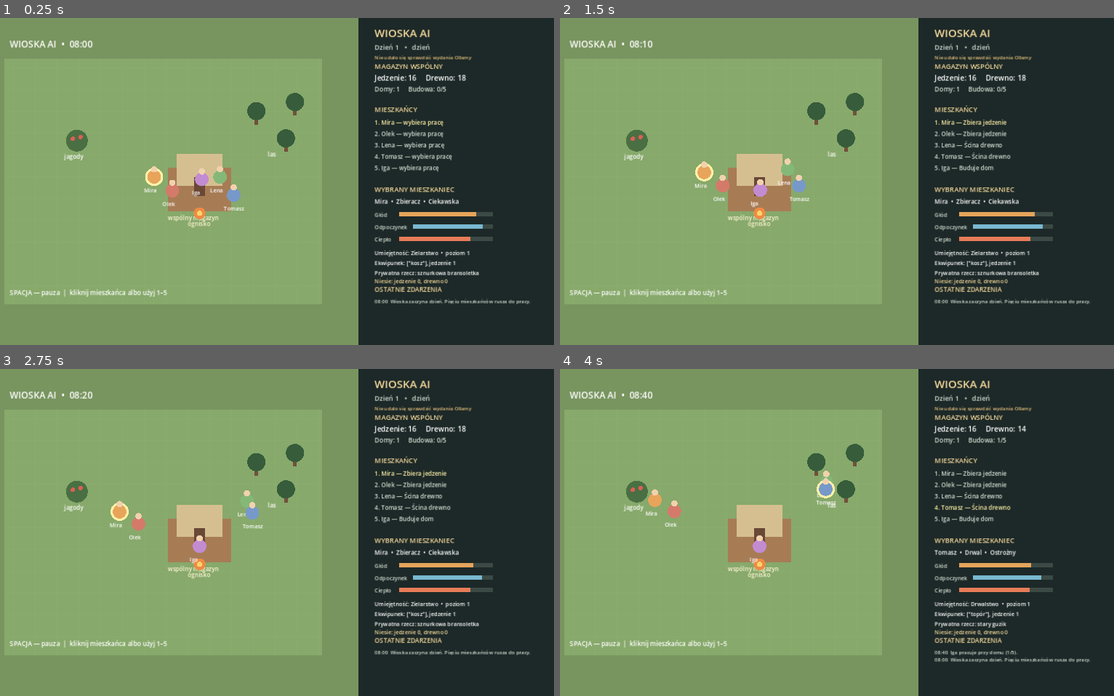
Above: before the commit, frames 1-4 (two rows, left to right).
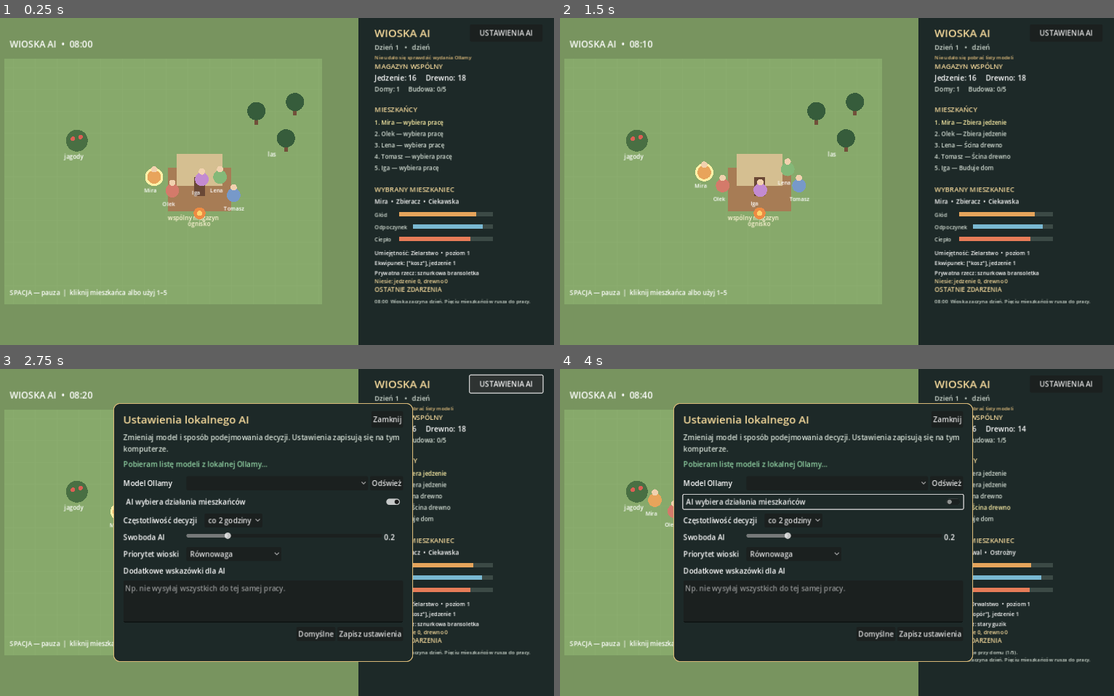
Above: after the commit, the same moments.

Repository: pabloosss/Wioska-ai
Game: Godot game, scene res://scenes/main.tscn
Same seed, same stepped clock (60 frames per second), same inputs: the game is played once before the commit and once after it.
Inputs (mouse positions are in pixels of both pictures, inside the frame that each line leads up to):
- Up to frame 1 (0.25 s): no input
- Up to frame 2 (1.5 s): click (1064, 34) at 0.5 s, where only the run after the commit has a clickable "USTAWIENIA AI"; click (947, 67) at 1.25 s, where only the run after the commit has a clickable "Zamknij"
- Up to frame 3 (2.75 s): click (504, 385) at 2 s, where only the run after the commit has a clickable "USTAWIENIA AI"
- Up to frame 4 (4 s): click (947, 483) at 2.75 s, where only the run after the commit has a clickable "Odśwież"; click (825, 503) at 3.5 s, where only the run after the commit has a clickable "AI wybiera działania mieszkań…"

The runs differ from the first frame. In frame 1, 0.1% of the frame differs, in the area x 86-97%, y 3-6%; in frame 2, 0.2%; in frame 3, 37%, in the area x 20-99%, y 1-90%; in frame 4, 37%.

Commit message:
Add in-game AI settings and refresh village UI

Diff:
--- a/game/scripts/village.gd
+++ b/game/scripts/village.gd
@@ -2,6 +2,7 @@
 
 const OllamaBridge = preload("res://scripts/ollama_bridge.gd")
 const SAVE_PATH := "user://wioska_ai_save.json"
+const AI_SETTINGS_PATH := "user://wioska_ai_settings.json"
 
 const SIDEBAR_X := 850.0
 const HOME := Vector2(500, 390)
@@ -22,21 +23,312 @@
 var ollama_bridge: Node
 var ai_status := "AI: sprawdzam Ollamę…"
 var ai_minute_counter := 120
+var ai_model_name := "qwen3.5:35b"
+var ai_interval_minutes := 120
+var ai_temperature := 0.2
+var ai_enabled := true
+var ai_guidance := ""
+var ai_priority := 0
+var settings_open := false
+var ui_layer: CanvasLayer
+var settings_panel: PanelContainer
+var settings_status_label: Label
+var model_picker: OptionButton
+var ai_enabled_toggle: CheckButton
+var interval_picker: OptionButton
+var temperature_slider: HSlider
+var temperature_value_label: Label
+var priority_picker: OptionButton
+var guidance_edit: TextEdit
 
 
 func _ready() -> void:
 	_create_residents()
 	_load_game()
+	_load_ai_settings()
 	_add_log("Wioska zaczyna dzień. Pięciu mieszkańców rusza do pracy.")
 	ollama_bridge = OllamaBridge.new()
+	ollama_bridge.set("model_name", ai_model_name)
 	ollama_bridge.connect("status_changed", Callable(self, "_on_ai_status_changed"))
 	ollama_bridge.connect("decisions_received", Callable(self, "_on_ai_decisions"))
+	ollama_bridge.connect("models_received", Callable(self, "_on_models_received"))
 	add_child(ollama_bridge)
+	_build_settings_ui()
 	clock = Timer.new()
 	clock.wait_time = 1.0
 	clock.timeout.connect(_on_tick)
 	add_child(clock)
 	clock.start()
+
+
+
+func _build_settings_ui() -> void:
+	ui_layer = CanvasLayer.new()
+	ui_layer.layer = 10
+	add_child(ui_layer)
+	var root := Control.new()
+	root.set_anchors_and_offsets_preset(Control.PRESET_FULL_RECT)
+	root.mouse_filter = Control.MOUSE_FILTER_IGNORE
+	ui_layer.add_child(root)
+
+	var open_button := Button.new()
+	open_button.text = "USTAWIENIA AI"
+	open_button.position = Vector2(1095, 14)
+	open_button.size = Vector2(160, 38)
+	open_button.pressed.connect(_show_ai_settings)
+	root.add_child(open_button)
+
+	settings_panel = PanelContainer.new()
+	settings_panel.set_anchors_preset(Control.PRESET_CENTER)
+	settings_panel.offset_left = -330
+	settings_panel.offset_top = -285
+	settings_panel.offset_right = 330
+	settings_panel.offset_bottom = 285
+	settings_panel.visible = false
+	var panel_style := StyleBoxFlat.new()
+	panel_style.bg_color = Color("#1d2928")
+	panel_style.border_color = Color("#d7b878")
+	panel_style.set_border_width_all(2)
+	panel_style.set_corner_radius_all(14)
+	panel_style.content_margin_left = 22
+	panel_style.content_margin_right = 22
+	panel_style.content_margin_top = 18
+	panel_style.content_margin_bottom = 18
+	settings_panel.add_theme_stylebox_override("panel", panel_style)
+	root.add_child(settings_panel)
+
+	var layout := VBoxContainer.new()
+	layout.add_theme_constant_override("separation", 10)
+	settings_panel.add_child(layout)
+
+	var heading := HBoxContainer.new()
+	layout.add_child(heading)
+	var title := Label.new()
+	title.text = "Ustawienia lokalnego AI"
+	title.add_theme_font_size_override("font_size", 24)
+	title.add_theme_color_override("font_color", Color("#f4d99b"))
+	title.size_flags_horizontal = Control.SIZE_EXPAND_FILL
+	heading.add_child(title)
+	var close_button := Button.new()
+	close_button.text = "Zamknij"
+	close_button.pressed.connect(_hide_ai_settings)
+	heading.add_child(close_button)
+
+	var intro := Label.new()
+	intro.text = "Zmieniaj model i sposób podejmowania decyzji. Ustawienia zapisują się na tym komputerze."
+	intro.autowrap_mode = TextServer.AUTOWRAP_WORD_SMART
+	intro.add_theme_color_override("font_color", Color("#d5dfd5"))
+	layout.add_child(intro)
+
+	settings_status_label = Label.new()
+	settings_status_label.text = ai_status
+	settings_status_label.autowrap_mode = TextServer.AUTOWRAP_WORD_SMART
+	settings_status_label.custom_minimum_size.y = 28
+	settings_status_label.add_theme_color_override("font_color", Color("#91d3a4"))
+	layout.add_child(settings_status_label)
+
+	var model_row := HBoxContainer.new()
+	layout.add_child(model_row)
+	var model_label := Label.new()
+	model_label.text = "Model Ollamy"
+	model_label.custom_minimum_size.x = 135
+	model_row.add_child(model_label)
+	model_picker = OptionButton.new()
+	model_picker.size_flags_horizontal = Control.SIZE_EXPAND_FILL
+	model_row.add_child(model_picker)
+	var refresh_models := Button.new()
+	refresh_models.text = "Odśwież"
+	refresh_models.pressed.connect(_refresh_models)
+	model_row.add_child(refresh_models)
+
+	ai_enabled_toggle = CheckButton.new()
+	ai_enabled_toggle.text = "AI wybiera działania mieszkańców"
+	ai_enabled_toggle.button_pressed = ai_enabled
+	layout.add_child(ai_enabled_toggle)
+
+	var interval_row := HBoxContainer.new()
+	layout.add_child(interval_row)
+	var interval_label := Label.new()
+	interval_label.text = "Częstotliwość decyzji"
+	interval_label.custom_minimum_size.x = 175
+	interval_row.add_child(interval_label)
+	interval_picker = OptionButton.new()
+	interval_picker.add_item("co 30 minut", 30)
+	interval_picker.add_item("co godzinę", 60)
+	interval_picker.add_item("co 2 godziny", 120)
+	interval_picker.add_item("co 4 godziny", 240)
+	interval_row.add_child(interval_picker)
+
+	var temperature_row := HBoxContainer.new()
+	layout.add_child(temperature_row)
+	var temperature_label := Label.new()
+	temperature_label.text = "Swoboda AI"
+	temperature_label.custom_minimum_size.x = 135
+	temperature_row.add_child(temperature_label)
+	temperature_slider = HSlider.new()
+	temperature_slider.min_value = 0.0
+	temperature_slider.max_value = 1.0
+	temperature_slider.step = 0.1
+	temperature_slider.size_flags_horizontal = Control.SIZE_EXPAND_FILL
+	temperature_slider.value_changed.connect(_on_temperature_changed)
+	temperature_row.add_child(temperature_slider)
+	temperature_value_label = Label.new()
+	temperature_value_label.custom_minimum_size.x = 42
+	temperature_row.add_child(temperature_value_label)
+
+	var priority_row := HBoxContainer.new()
+	layout.add_child(priority_row)
+	var priority_label := Label.new()
+	priority_label.text = "Priorytet wioski"
+	priority_label.custom_minimum_size.x = 135
+	priority_row.add_child(priority_label)
+	priority_picker = OptionButton.new()
+	priority_picker.add_item("Równowaga", 0)
+	priority_picker.add_item("Potrzeby mieszkańców", 1)
+	priority_picker.add_item("Zasoby i budowa", 2)
+	priority_row.add_child(priority_picker)
+
+	var guidance_label := Label.new()
+	guidance_label.text = "Dodatkowe wskazówki dla AI"
+	layout.add_child(guidance_label)
+	guidance_edit = TextEdit.new()
+	guidance_edit.placeholder_text = "Np. nie wysyłaj wszystkich do tej samej pracy."
+	guidance_edit.custom_minimum_size = Vector2(0, 92)
+	guidance_edit.text = ai_guidance
+	layout.add_child(guidance_edit)
+
+	var actions := HBoxContainer.new()
+	actions.alignment = BoxContainer.ALIGNMENT_END
+	layout.add_child(actions)
+	var defaults_button := Button.new()
+	defaults_button.text = "Domyślne"
+	defaults_button.pressed.connect(_restore_default_ai_settings)
+	actions.add_child(defaults_button)
+	var save_button := Button.new()
+	save_button.text = "Zapisz ustawienia"
+	save_button.pressed.connect(_save_ai_settings)
+	actions.add_child(save_button)
+
+	temperature_slider.value = ai_temperature
+	_on_temperature_changed(ai_temperature)
+	_select_option_by_id(interval_picker, ai_interval_minutes)
+	_select_option_by_id(priority_picker, ai_priority)
+
+
+func _show_ai_settings() -> void:
+	settings_open = true
+	settings_panel.visible = true
+	ai_enabled_toggle.button_pressed = ai_enabled
+	guidance_edit.text = ai_guidance
+	temperature_slider.value = ai_temperature
+	_on_temperature_changed(ai_temperature)
+	_select_option_by_id(interval_picker, ai_interval_minutes)
+	_select_option_by_id(priority_picker, ai_priority)
+	_refresh_models()
+
+
+func _hide_ai_settings() -> void:
+	settings_open = false
+	settings_panel.visible = false
+
+
+func _refresh_models() -> void:
+	if ollama_bridge != null:
+		ollama_bridge.call("request_models")
+		settings_status_label.text = "Pobieram listę modeli z lokalnej Ollamy…"
+
+
+func _on_models_received(models: Array) -> void:
+	model_picker.clear()
+	var selected_index := -1
+	for model_name in models:
+		var model := str(model_name)
+		if model.is_empty():
+			continue
+		model_picker.add_item(model)
+		if model == ai_model_name:
+			selected_index = model_picker.item_count - 1
+	if selected_index == -1:
+		model_picker.add_item(ai_model_name + " (wybrany)")
+		selected_index = model_picker.item_count - 1
+	model_picker.select(selected_index)
+	if settings_status_label != null:
+		settings_status_label.text = "Znalezione modele: %d" % models.size()
+
+
+func _select_option_by_id(option: OptionButton, option_id: int) -> void:
+	for index in range(option.item_count):
+		if option.get_item_id(index) == option_id:
+			option.select(index)
+			return
+
+
+func _on_temperature_changed(value: float) -> void:
+	if temperature_value_label != null:
+		temperature_value_label.text = "%.1f" % value
+
+
+func _save_ai_settings() -> void:
+	var old_model := ai_model_name
+	ai_enabled = ai_enabled_toggle.button_pressed
+	ai_model_name = model_picker.get_item_text(model_picker.selected).trim_suffix(" (wybrany)") if model_picker.item_count > 0 else ai_model_name
+	ai_interval_minutes = interval_picker.get_selected_id()
+	ai_temperature = temperature_slider.value
+	ai_priority = priority_picker.get_selected_id()
+	ai_guidance = guidance_edit.text.strip_edges()
+	ai_minute_counter = 0
+
+	var config := {
+		"model": ai_model_name,
+		"enabled": ai_enabled,
+		"interval_minutes": ai_interval_minutes,
+		"temperature": ai_temperature,
+		"priority": ai_priority,
+		"guidance": ai_guidance
+	}
+	var file := FileAccess.open(AI_SETTINGS_PATH, FileAccess.WRITE)
+	if file != null:
+		file.store_string(JSON.stringify(config))
+
+	if old_model != ai_model_name and ollama_bridge != null:
+		ollama_bridge.call("select_model", ai_model_name)
+	_on_ai_status_changed("Ustawienia zapisane — model: " + ai_model_name)
+	_add_log("Zmieniono ustawienia lokalnego AI.")
+	_hide_ai_settings()
+
+
+func _restore_default_ai_settings() -> void:
+	ai_model_name = "qwen3.5:35b"
+	ai_enabled = true
+	ai_interval_minutes = 120
+	ai_temperature = 0.2
+	ai_priority = 0
+	ai_guidance = ""
+	model_picker.select(0) if model_picker.item_count > 0 else null
+	ai_enabled_toggle.button_pressed = true
+	temperature_slider.value = ai_temperature
+	_select_option_by_id(interval_picker, ai_interval_minutes)
+	_select_option_by_id(priority_picker, ai_priority)
+	guidance_edit.text = ai_guidance
+
+
+func _load_ai_settings() -> void:
+	if not FileAccess.file_exists(AI_SETTINGS_PATH):
+		return
+	var file := FileAccess.open(AI_SETTINGS_PATH, FileAccess.READ)
+	if file == null:
+		return
+	var parsed: Variant = JSON.parse_string(file.get_as_text())
+	if typeof(parsed) != TYPE_DICTIONARY:
+		return
+	ai_model_name = str(parsed.get("model", ai_model_name))
+	ai_enabled = bool(parsed.get("enabled", ai_enabled))
+	ai_interval_minutes = int(parsed.get("interval_minutes", ai_interval_minutes))
+	ai_temperature = clampf(float(parsed.get("temperature", ai_temperature)), 0.0, 1.0)
+	ai_priority = clampi(int(parsed.get("priority", ai_priority)), 0, 2)
+	ai_guidance = str(parsed.get("guidance", ai_guidance))
+
+
 
 
 func _process(delta: float) -> void:
@@ -93,7 +385,7 @@
 		_choose_task(person)
 		_do_task(person)
 	ai_minute_counter += 10
-	if ai_minute_counter >= 120 and ollama_bridge != null and bool(ollama_bridge.get("is_ready")) and not bool(ollama_bridge.get("is_busy")):
+	if ai_enabled and ai_minute_counter >= ai_interval_minutes and ollama_bridge != null and bool(ollama_bridge.get("is_ready")) and not bool(ollama_bridge.get("is_busy")):
 		ai_minute_counter = 0
 		_request_ai_decisions()
 	_save_game()
@@ -245,7 +537,15 @@
 		"houses": houses,
 		"build_progress": build_progress
 	}
-	ollama_bridge.call("request_decisions", world_state, people_data)
+	var priority_guidance := "Podejmuj zrównoważone decyzje, dbając o potrzeby i zapasy."
+	if ai_priority == 1:
+		priority_guidance = "Priorytetem jest zdrowie mieszkańców: najpierw głód, odpoczynek i ciepło, potem praca."
+	elif ai_priority == 2:
+		priority_guidance = "Priorytetem jest rozwój wioski: zbieraj zasoby i buduj, ale reaguj na pilny głód, zmęczenie i zimno."
+	var combined_guidance := priority_guidance
+	if not ai_guidance.strip_edges().is_empty():
+		combined_guidance += " " + ai_guidance.strip_edges()
+	ollama_bridge.call("request_decisions", world_state, people_data, ai_temperature, combined_guidance)
 
 func _on_ai_decisions(decisions: Array) -> void:
 	for decision in decisions:
